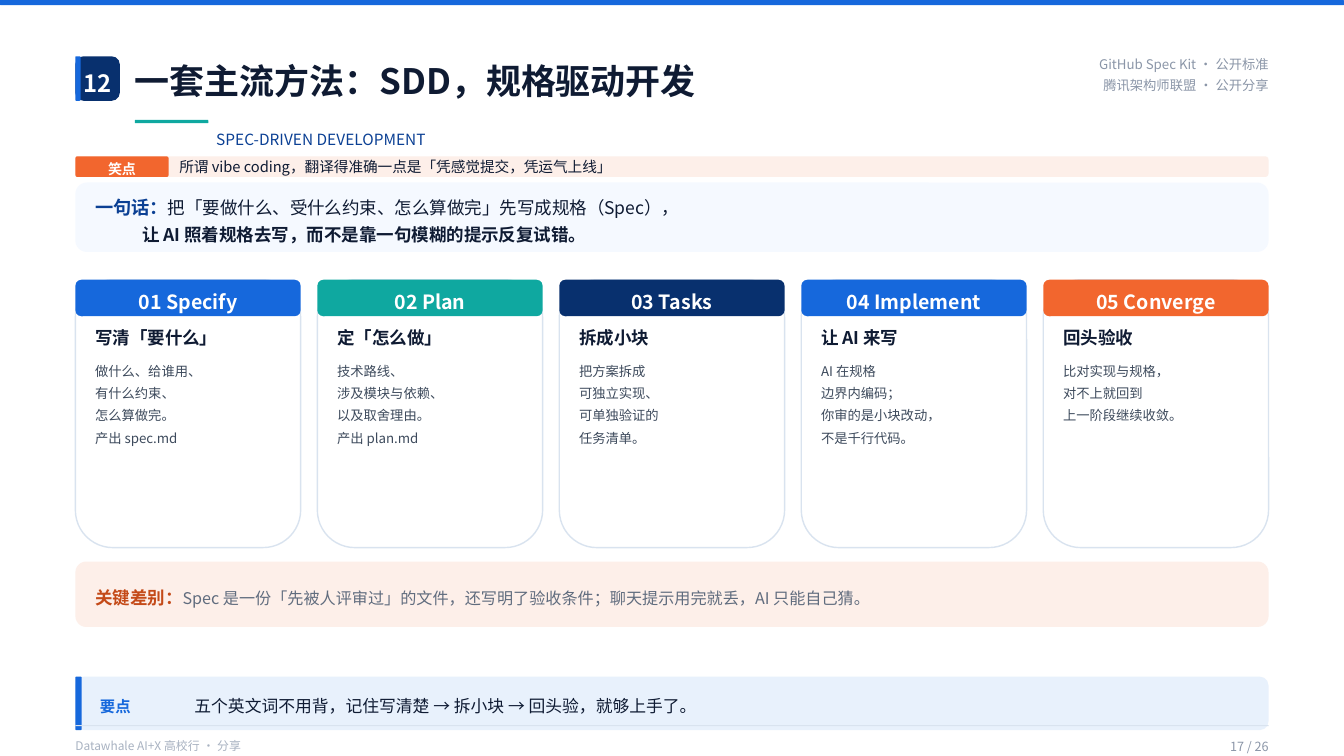
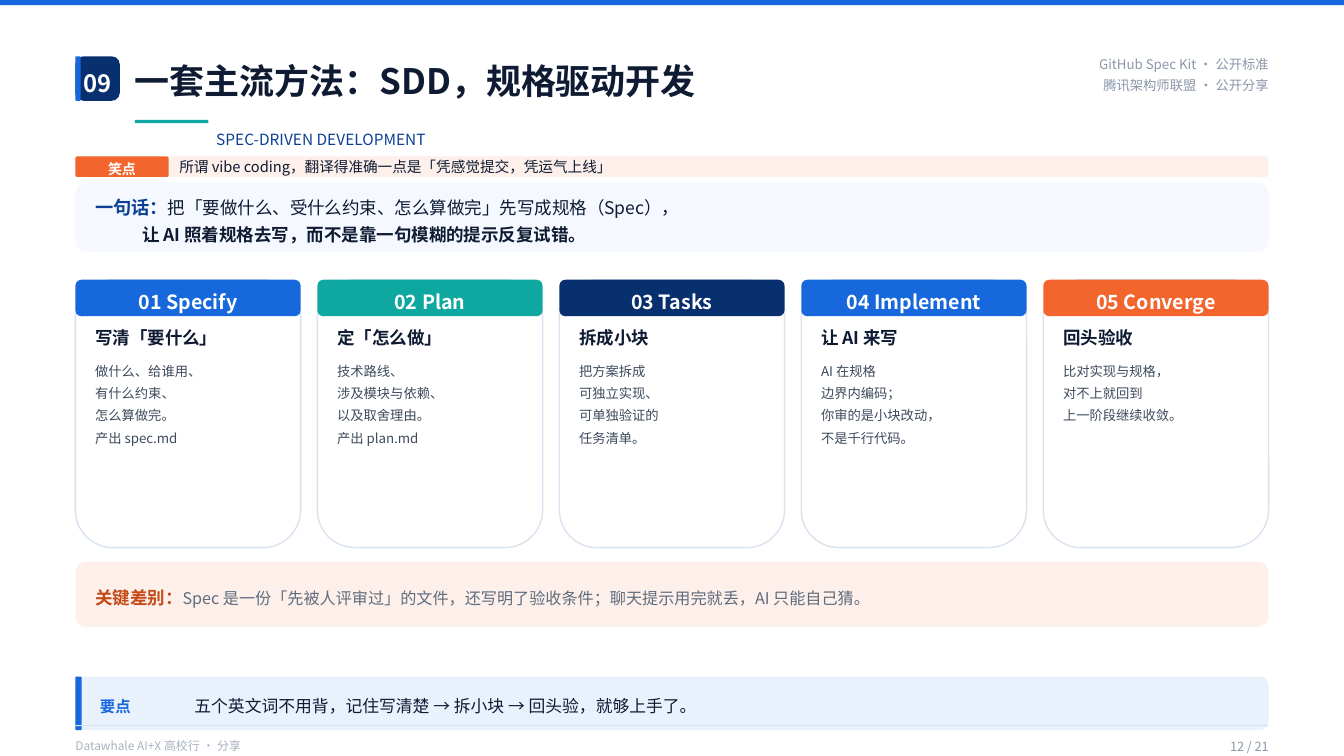
Before and after one commit to Frocir/aix-talk, a slide deck: slide 12 of aix-talk-26pages.pptx (slide 17 before the commit). Drawn at 1344x756 pixels with LibreOffice and Linux fonts; fonts in the diff are those of the drawing. Boxes give left, top, right and bottom in pixels: in the first picture for what was removed or moved away, otherwise in the second. Text is boxed around its words. In the diff, an @@ line names an element or a change of style, - is before the commit and + after.

```diff
--- a/aix-talk-26pages.pptx
+++ b/aix-talk-26pages.pptx
@@ text at (84,74,112,93): text changed @@
-12
+09
@@ text at (1230,741,1269,751): text changed @@
-17 / 26
+12 / 21
```
Also in this commit, not shown: 17 other slides changed, 5 slides removed, 2 other files.
